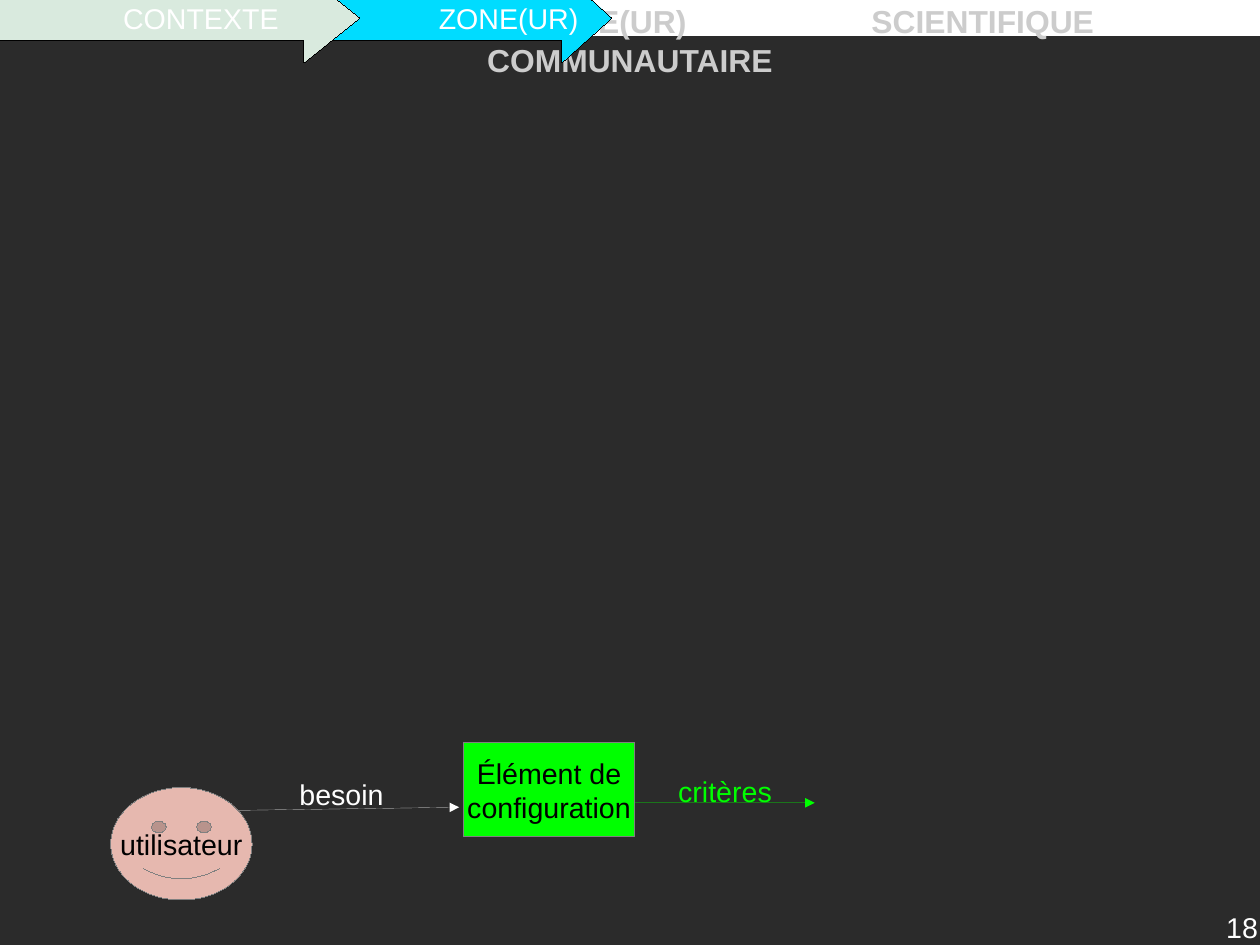
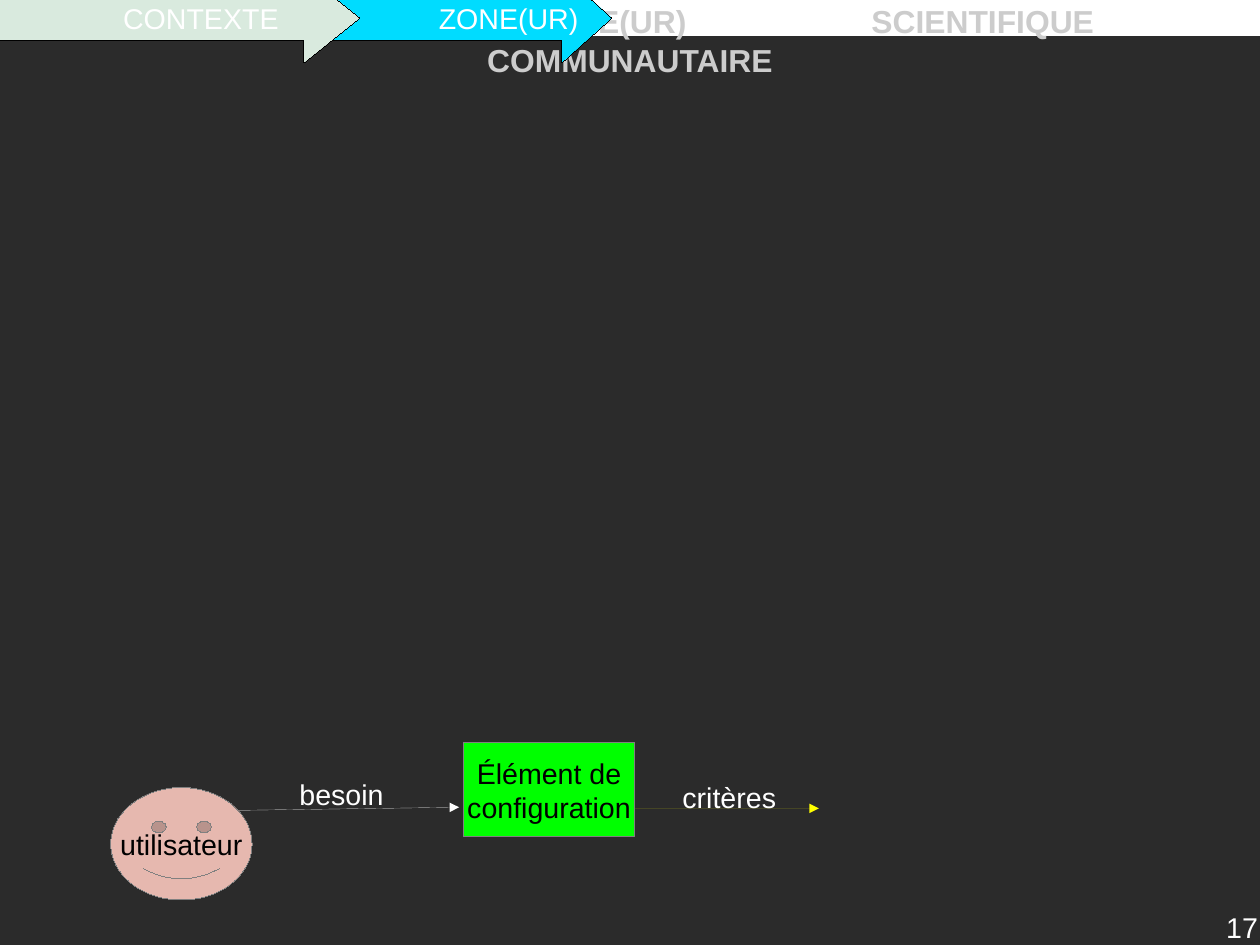
Before and after one commit to descl/ZONE, a slide deck: slide 17 of Rapport/presentation.odp (slide 18 before the commit). Drawn at 1260x945 pixels with LibreOffice and Linux fonts; fonts in the diff are those of the drawing; background and template pictures are left out; a plain dark background stands for a picture behind light text. Boxes give left, top, right and bottom in pixels: in the first picture for what was removed or moved away, otherwise in the second. Text is boxed around its words. In the diff, an @@ line names an element or a change of style, - is before the commit and + after.

```diff
--- a/Rapport/presentation.odp
+++ b/Rapport/presentation.odp
@@ text "critères" at box(682, 787, 776, 809): text colour #00FF00 to #FFFFFF @@
@@ arrow moved from (572, 803) - (815, 803) to (576, 808) - (820, 808) @@
@@ arrow (576, 808) - (820, 808): stroke #00FF00 0 pt to #FFFF00 0 pt @@
@@ page number at box(1226, 918, 1258, 938): text changed @@
-18
+17
```
Also in this commit, not shown: 17 other slides changed, 2 slides added, 3 slides removed, 4 other files.
